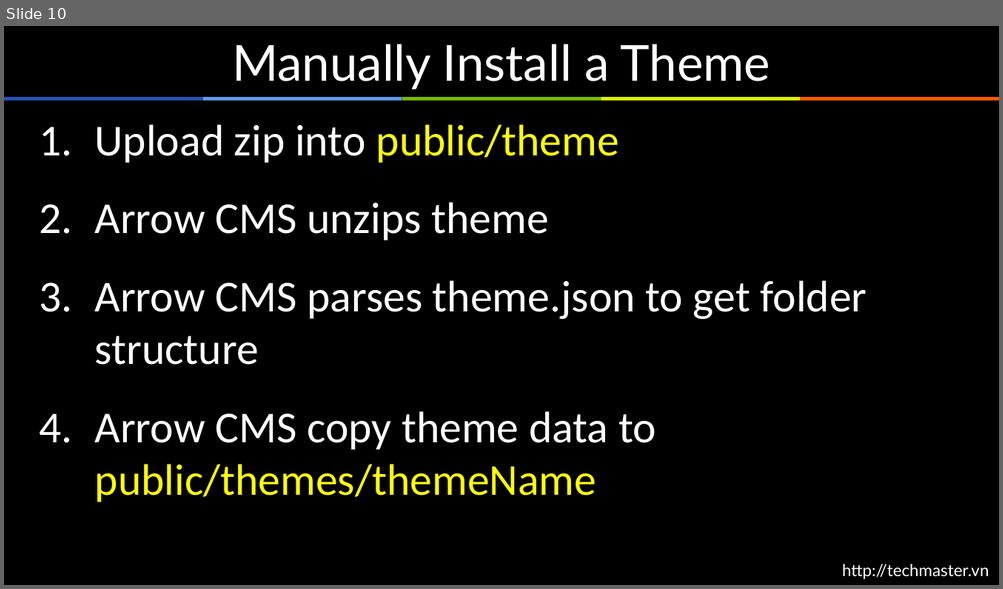
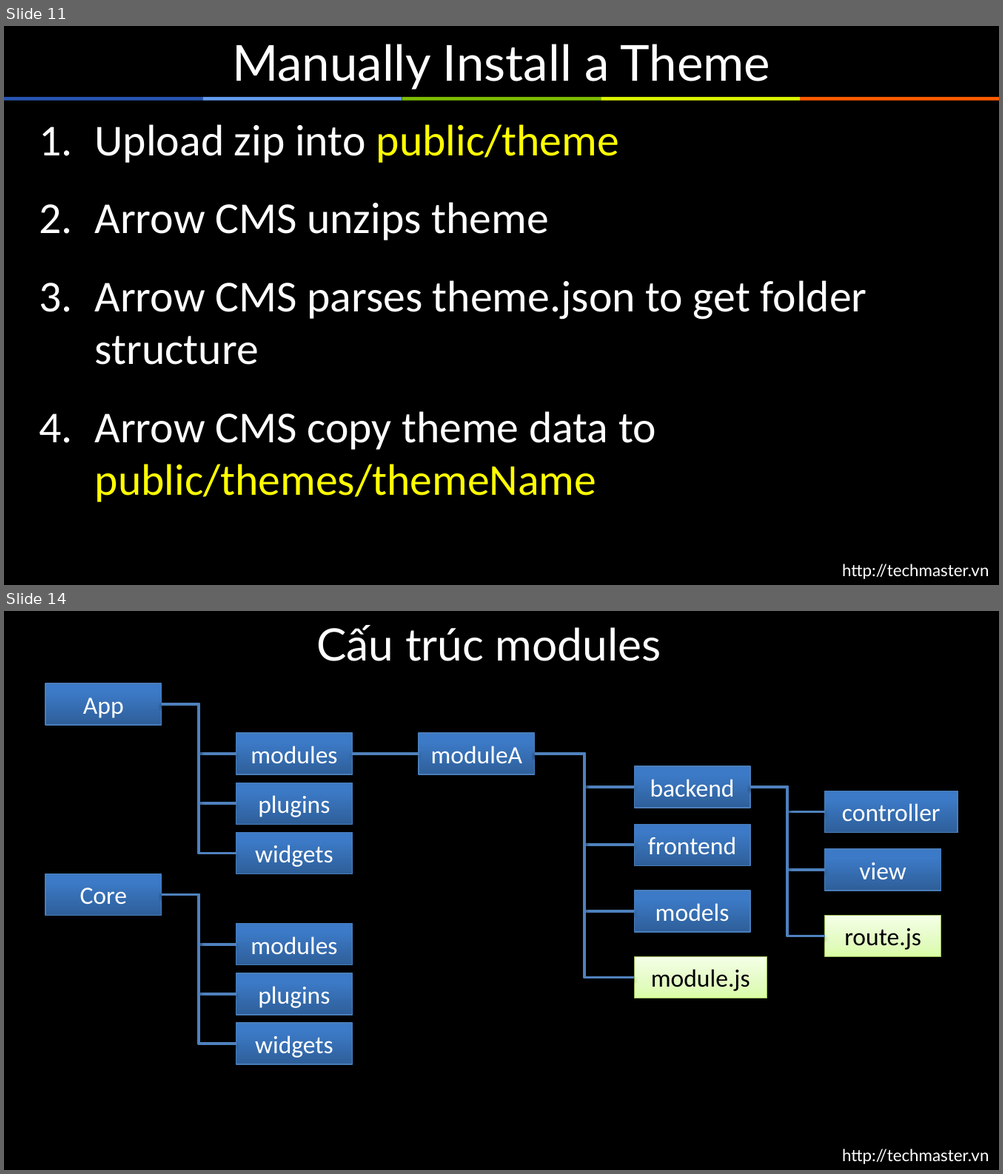
Before and after one commit to arrowjs/Documents, a slide deck: ArrowjsBasic.pptx. Shown one above the other, each under a label of ours: slide 10 before the commit, slides 11 and 14 after it; the slides between them are not shown. The pictures are 1003x589 and 1003x1174 pixels, drawn with LibreOffice and Linux fonts; fonts in the diff are those of the drawing; background and template pictures are left out. Boxes give left, top, right and bottom in pixels: in the first picture for what was removed or moved away, otherwise in the second. Text is boxed around its words. In the diff, an @@ line names an element or a change of style, - is before the commit and + after.

```diff
--- a/ArrowjsBasic.pptx
+++ b/ArrowjsBasic.pptx
@@ slide 14 added at bbox=[4, 611, 999, 1170], background #000000; not listed: 1 template element that a slide beside it also shows @@
@@ title added at bbox=[316, 625, 661, 661], 32.4 pt, text #FFFFFF @@
+Cấu trúc modules
@@ rectangle added at bbox=[45, 684, 162, 726], fill gradient #2F5F99 to #3D7CC7 to #3A7CCB, outline #4B7EBC 0.75 pt, 18 pt, text #FFFFFF @@
+App
@@ elbow line added from (161, 704) to (236, 755), #4F81BD 2 pt @@
@@ elbow line added from (161, 704) to (236, 804), #4F81BD 2 pt @@
@@ elbow line added from (161, 704) to (236, 854), #4F81BD 2 pt @@
@@ rectangle added at bbox=[236, 733, 352, 775], fill gradient #2F5F99 to #3D7CC7 to #3A7CCB, outline #4B7EBC 0.75 pt, 18 pt, text #FFFFFF @@
+modules
@@ rectangle added at bbox=[418, 733, 535, 775], fill gradient #2F5F99 to #3D7CC7 to #3A7CCB, outline #4B7EBC 0.75 pt, 18 pt, text #FFFFFF @@
+moduleA
@@ line added from (352, 755) to (418, 755), #4F81BD 2 pt @@
@@ elbow line added from (534, 755) to (634, 787), #4F81BD 2 pt @@
@@ elbow line added from (534, 755) to (634, 845), #4F81BD 2 pt @@
@@ elbow line added from (534, 755) to (634, 911), #4F81BD 2 pt @@
@@ elbow line added from (534, 755) to (634, 978), #4F81BD 2 pt @@
@@ rectangle added at bbox=[236, 783, 352, 825], fill gradient #2F5F99 to #3D7CC7 to #3A7CCB, outline #4B7EBC 0.75 pt, 18 pt, text #FFFFFF @@
+plugins
@@ rectangle added at bbox=[634, 766, 750, 808], fill gradient #2F5F99 to #3D7CC7 to #3A7CCB, outline #4B7EBC 0.75 pt, 18 pt, text #FFFFFF @@
+backend
@@ elbow line added from (750, 787) to (825, 812), #4F81BD 2 pt @@
@@ elbow line added from (750, 787) to (825, 869), #4F81BD 2 pt @@
@@ elbow line added from (750, 787) to (825, 936), #4F81BD 2 pt @@
@@ rectangle added at bbox=[825, 791, 957, 833], fill gradient #2F5F99 to #3D7CC7 to #3A7CCB, outline #4B7EBC 0.75 pt, 18 pt, text #FFFFFF @@
+controller
@@ rectangle added at bbox=[634, 825, 750, 866], fill gradient #2F5F99 to #3D7CC7 to #3A7CCB, outline #4B7EBC 0.75 pt, 18 pt, text #FFFFFF @@
+frontend
@@ rectangle added at bbox=[236, 833, 352, 874], fill gradient #2F5F99 to #3D7CC7 to #3A7CCB, outline #4B7EBC 0.75 pt, 18 pt, text #FFFFFF @@
+widgets
@@ rectangle added at bbox=[825, 850, 941, 891], fill gradient #2F5F99 to #3D7CC7 to #3A7CCB, outline #4B7EBC 0.75 pt, 18 pt, text #FFFFFF @@
+view
@@ rectangle added at bbox=[45, 874, 162, 917], fill gradient #2F5F99 to #3D7CC7 to #3A7CCB, outline #4B7EBC 0.75 pt, 18 pt, text #FFFFFF @@
+Core
@@ elbow line added from (161, 894) to (236, 944), #4F81BD 2 pt @@
@@ elbow line added from (161, 894) to (236, 994), #4F81BD 2 pt @@
@@ elbow line added from (161, 894) to (236, 1044), #4F81BD 2 pt @@
@@ rectangle added at bbox=[634, 891, 750, 932], fill gradient #2F5F99 to #3D7CC7 to #3A7CCB, outline #4B7EBC 0.75 pt, 18 pt, text #FFFFFF @@
+models
@@ rectangle added at bbox=[825, 915, 941, 957], fill gradient #DAFDA7 to #E4FCC2 to #F5FFE7, outline #98B955 0.75 pt, 18 pt, text #000000 @@
+route.js
@@ rectangle added at bbox=[236, 924, 352, 966], fill gradient #2F5F99 to #3D7CC7 to #3A7CCB, outline #4B7EBC 0.75 pt, 18 pt, text #FFFFFF @@
+modules
@@ rectangle added at bbox=[634, 957, 766, 999], fill gradient #DAFDA7 to #E4FCC2 to #F5FFE7, outline #98B955 0.75 pt, 18 pt, text #000000 @@
+module.js
@@ rectangle added at bbox=[236, 974, 352, 1016], fill gradient #2F5F99 to #3D7CC7 to #3A7CCB, outline #4B7EBC 0.75 pt, 18 pt, text #FFFFFF @@
+plugins
@@ rectangle added at bbox=[236, 1024, 352, 1065], fill gradient #2F5F99 to #3D7CC7 to #3A7CCB, outline #4B7EBC 0.75 pt, 18 pt, text #FFFFFF @@
+widgets
@@ what was slide 10 is now slide 11 @@
```
Also in this commit, not shown: 10 other slides added.
